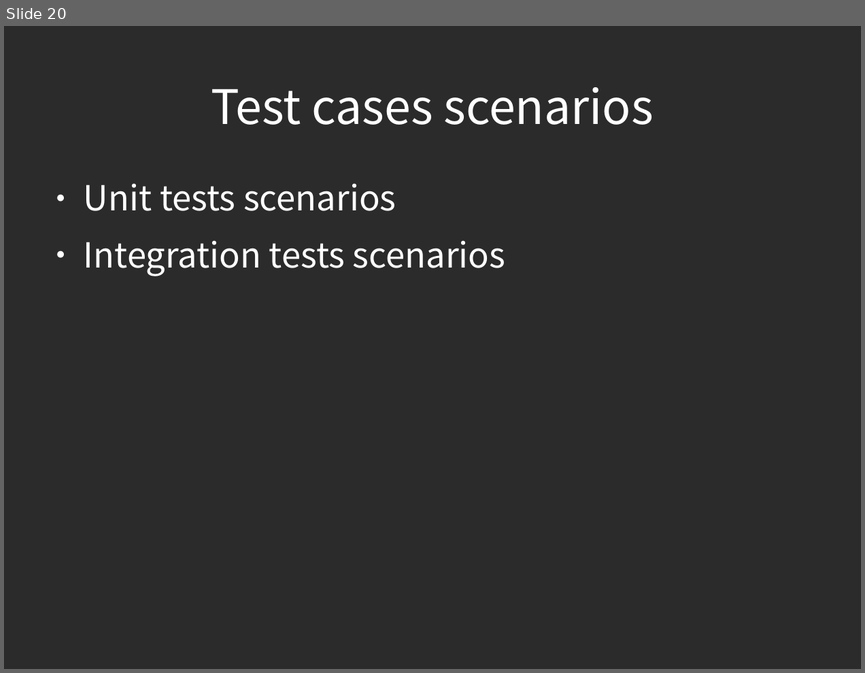
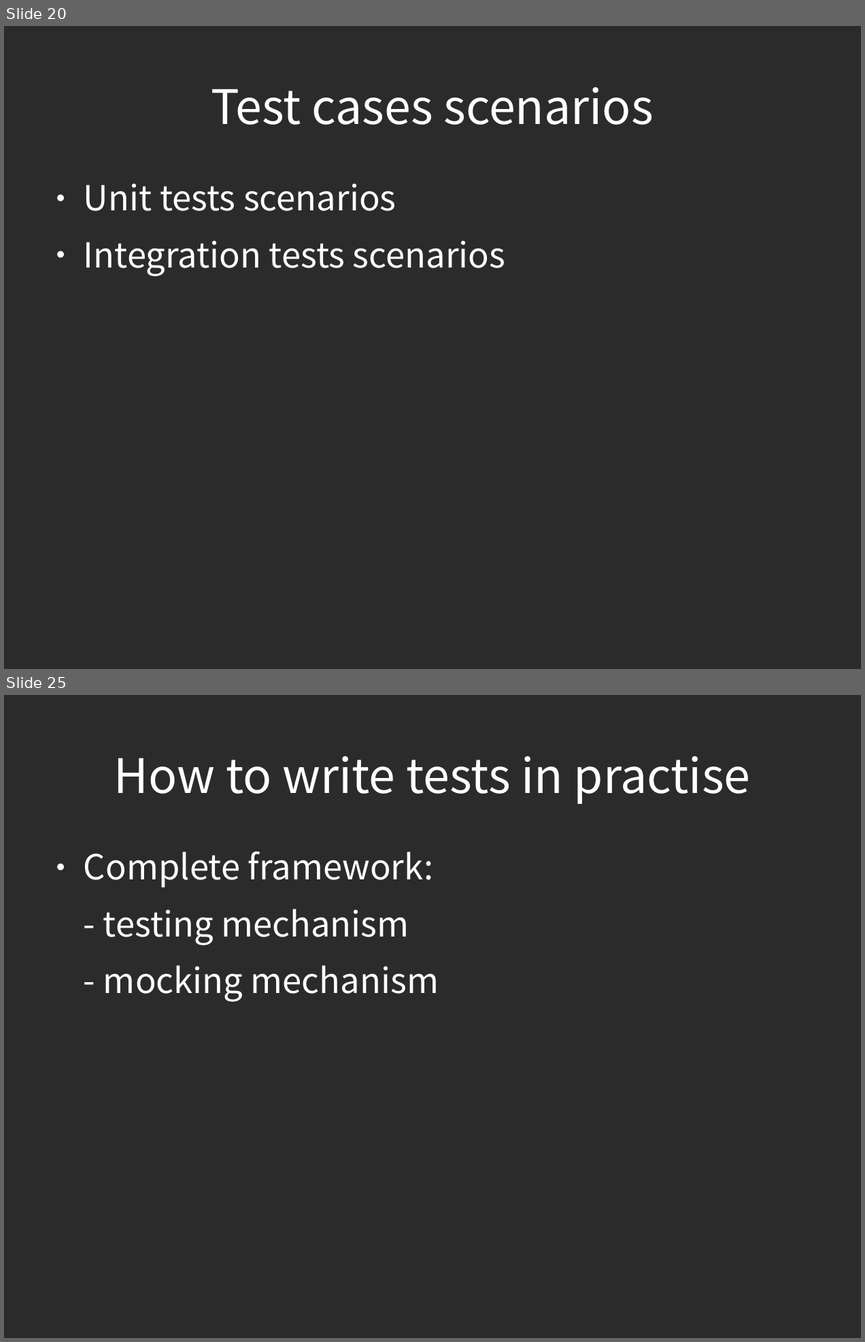
Before and after one commit to piotrek24061988/AutomaticTesting, a slide deck: module1/doc/AutomatedTesting.odp. Shown one above the other, each under a label of ours: slide 20 before the commit, slides 20 and 25 after it; the slides between them are not shown. The pictures are 865x673 and 865x1342 pixels, drawn with LibreOffice and Linux fonts; fonts in the diff are those of the drawing; background and template pictures are left out; a plain dark background stands for a picture behind light text. Boxes give left, top, right and bottom in pixels: in the first picture for what was removed or moved away, otherwise in the second. Text is boxed around its words. In the diff, an @@ line names an element or a change of style, - is before the commit and + after.

Commit message:
presentation update, scenarios, frameworks

```diff
--- a/module1/doc/AutomatedTesting.odp
+++ b/module1/doc/AutomatedTesting.odp
@@ slide 25 added at bbox=[4, 695, 861, 1338], background picture (left out) @@
@@ title added at bbox=[114, 756, 751, 804], 44 pt, text #FFFFFF @@
+How to write tests in practise
@@ text added at bbox=[84, 851, 439, 1002], 32 pt, text #FFFFFF @@
+● Complete framework:
+- testing mechanism
+- mocking mechanism
```
Also in this commit, not shown: 7 slides changed, 5 other slides added.
